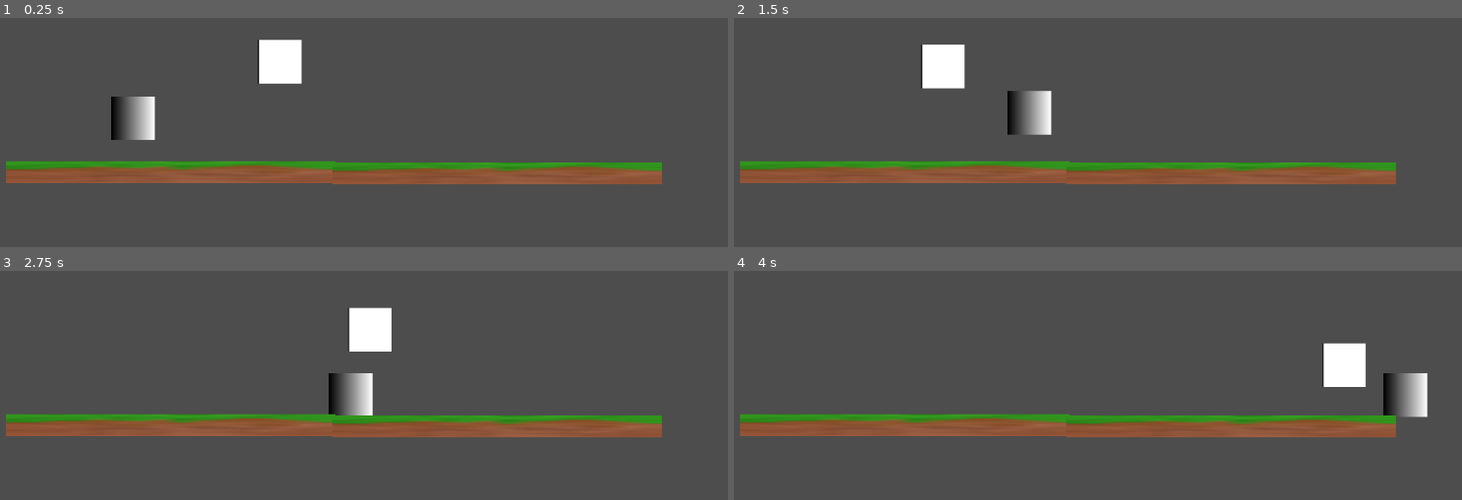
Above: before the commit, frames 1-4 (two rows, left to right).
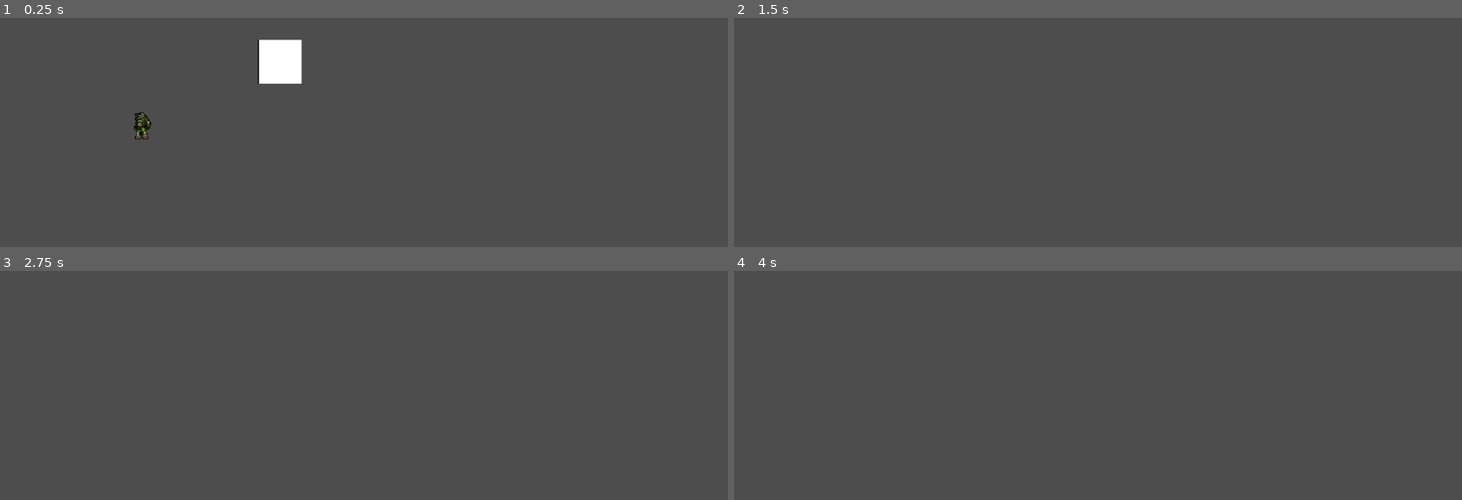
Above: after the commit, the same moments.

Repository: caldoe2/The-Extinguisher-
Game: Godot game, scene res://scenes/test.tscn
The game is run twice, just before and just after one commit, with the same random seed, the same clock (stepped at 60 frames per second) and the same inputs. This scene is started directly instead of the project's main scene.
Inputs (mouse positions are in pixels of both pictures, inside the frame that each line leads up to):
- Up to frame 1 (0.25 s): no input
- Up to frame 2 (1.5 s): move the mouse to (outside the picture) at 0.52 s; press the mouse at (outside the picture) at 0.53 s; hold D (move_right) from 0.53 s (still down); tap U (move_up) at 0.77 s; move the mouse to (908, 47) at 1.27 s; release the mouse at (908, 47) at 1.28 s; click (908, 47) at 1.35 s
- Up to frame 3 (2.75 s): tap U (move_up) at 1.52 s; move the mouse to (outside the picture) at 2.02 s; release D (move_right) at 2.03 s; press the mouse at (outside the picture) at 2.03 s; hold A (move_left) from 2.03 s (still down)
- Up to frame 4 (4 s): tap Enter at 2.75 s; move the mouse to (1032, 367) at 2.77 s; release A (move_left) at 2.78 s; release the mouse at (1032, 367) at 2.78 s; hold D (move_right) from 2.78 s (still down); click (1032, 367) at 2.85 s; tap U (move_up) at 3.02, 3.77 s; move the mouse to (1301, 346) at 3.52 s; press the mouse at (1301, 346) at 3.53 s

The runs differ from the first frame. In frame 1, 9.5% of the frame differs, in the area x 0-91%, y 34-73%; in frame 2, 11%, in the area x 0-91%, y 11-73%; in frame 3, 11%; in frame 4, 11%.

Commit message:
PHYSICS!!!!
AFTER ALL THESE YEARS

Diff:
--- a/cooler/player.tscn
+++ b/cooler/player.tscn
@@ -1,21 +1,32 @@
 [gd_scene load_steps=5 format=3 uid="uid://cc4iklxgmadsy"]
 
 [ext_resource type="Script" path="res://cooler/player.gd" id="1_5xlkq"]
+[ext_resource type="Texture2D" uid="uid://ctylhtvgxr0gj" path="res://sprites/coolGuyIdleL.png" id="2_vgkqb"]
 
 [sub_resource type="RectangleShape2D" id="RectangleShape2D_gof6l"]
+size = Vector2(26, 41)
 
-[sub_resource type="Gradient" id="Gradient_fnxqb"]
-
-[sub_resource type="GradientTexture2D" id="GradientTexture2D_mlvbf"]
-gradient = SubResource("Gradient_fnxqb")
+[sub_resource type="SpriteFrames" id="SpriteFrames_1xlsa"]
+animations = [{
+"frames": [{
+"duration": 1.0,
+"texture": ExtResource("2_vgkqb")
+}],
+"loop": true,
+"name": &"idle",
+"speed": 5.0
+}]
 
 [node name="CharacterBody2D" type="CharacterBody2D"]
 position = Vector2(0, -32)
 script = ExtResource("1_5xlkq")
 
 [node name="CollisionShape2D" type="CollisionShape2D" parent="."]
-position = Vector2(0, 20)
+position = Vector2(13, 11.5)
 shape = SubResource("RectangleShape2D_gof6l")
 
-[node name="Sprite2D" type="Sprite2D" parent="."]
-texture = SubResource("GradientTexture2D_mlvbf")
+[node name="AnimatedSprite2D" type="AnimatedSprite2D" parent="."]
+position = Vector2(14, 11)
+scale = Vector2(0.5, 0.5)
+sprite_frames = SubResource("SpriteFrames_1xlsa")
+animation = &"idle"
--- a/scenes/test.tscn
+++ b/scenes/test.tscn
@@ -1,12 +1,6 @@
-[gd_scene load_steps=8 format=3 uid="uid://b7ukak0d1xkvq"]
+[gd_scene load_steps=5 format=3 uid="uid://b7ukak0d1xkvq"]
 
 [ext_resource type="PackedScene" uid="uid://cc4iklxgmadsy" path="res://cooler/player.tscn" id="1_s66h1"]
-[ext_resource type="Texture2D" uid="uid://hck6gsnvd5m2" path="res://sprites/grass.png" id="2_2r76o"]
-
-[sub_resource type="PhysicsMaterial" id="PhysicsMaterial_vdumm"]
-
-[sub_resource type="RectangleShape2D" id="RectangleShape2D_kmdqv"]
-size = Vector2(602, 32)
 
 [sub_resource type="CapsuleShape2D" id="CapsuleShape2D_upv77"]
 
@@ -21,19 +15,6 @@
 [node name="CharacterBody2D" parent="." instance=ExtResource("1_s66h1")]
 position = Vector2(280, 426)
 
-[node name="StaticBody2D" type="StaticBody2D" parent="."]
-position = Vector2(302, 535)
-physics_material_override = SubResource("PhysicsMaterial_vdumm")
-
-[node name="CollisionShape2D" type="CollisionShape2D" parent="StaticBody2D"]
-position = Vector2(-14, 3)
-shape = SubResource("RectangleShape2D_kmdqv")
-
-[node name="Sprite2D" type="Sprite2D" parent="StaticBody2D/CollisionShape2D"]
-position = Vector2(47.375, -1.44243e-05)
-scale = Vector2(30.2031, 2)
-texture = ExtResource("2_2r76o")
-
 [node name="test" type="StaticBody2D" parent="."]
 position = Vector2(495, 376)
 
@@ -43,16 +24,3 @@
 
 [node name="Sprite2D" type="Sprite2D" parent="test/CollisionShape2D"]
 texture = SubResource("GradientTexture2D_pi4us")
-
-[node name="StaticBody2D2" type="StaticBody2D" parent="."]
-position = Vector2(972, 522)
-physics_material_override = SubResource("PhysicsMaterial_vdumm")
-
-[node name="CollisionShape2D" type="CollisionShape2D" parent="StaticBody2D2"]
-position = Vector2(-206, 18)
-shape = SubResource("RectangleShape2D_kmdqv")
-
-[node name="Sprite2D" type="Sprite2D" parent="StaticBody2D2/CollisionShape2D"]
-position = Vector2(47.375, -1.44243e-05)
-scale = Vector2(30.2031, 2)
-texture = ExtResource("2_2r76o")
--- a/worlds/homeworld.tscn
+++ b/worlds/homeworld.tscn
@@ -1,21 +1,39 @@
-[gd_scene load_steps=4 format=3 uid="uid://clddacvxd7i7k"]
+[gd_scene load_steps=5 format=3 uid="uid://clddacvxd7i7k"]
 
 [ext_resource type="Texture2D" uid="uid://d1ehka3k5t0th" path="res://sprites/tilemap.png" id="1_s5n07"]
+[ext_resource type="PackedScene" uid="uid://cc4iklxgmadsy" path="res://cooler/player.tscn" id="2_smt0e"]
 
 [sub_resource type="TileSetAtlasSource" id="TileSetAtlasSource_8vm3x"]
 texture = ExtResource("1_s5n07")
 0:0/0 = 0
+0:0/0/physics_layer_0/linear_velocity = Vector2(0, 0)
+0:0/0/physics_layer_0/angular_velocity = 0.0
+0:0/0/physics_layer_0/polygon_0/points = PackedVector2Array(-8, -8, 8, -8, 8, 8, -8, 8)
 1:0/0 = 0
+1:0/0/physics_layer_0/linear_velocity = Vector2(0, 0)
+1:0/0/physics_layer_0/angular_velocity = 0.0
+1:0/0/physics_layer_0/polygon_0/points = PackedVector2Array(-8, -8, 8, -8, 8, 8, -8, 8)
 2:0/0 = 0
+2:0/0/physics_layer_0/linear_velocity = Vector2(0, 0)
+2:0/0/physics_layer_0/angular_velocity = 0.0
+2:0/0/physics_layer_0/polygon_0/points = PackedVector2Array(-8, -8, 8, -8, 8, 8, -8, 8)
 0:1/0 = 0
+0:1/0/physics_layer_0/linear_velocity = Vector2(0, 0)
+0:1/0/physics_layer_0/angular_velocity = 0.0
+0:1/0/physics_layer_0/polygon_0/points = PackedVector2Array(-8, -8, 8, -8, 8, 8, -8, 8)
 
 [sub_resource type="TileSet" id="TileSet_yvbay"]
+physics_layer_0/collision_layer = 1
 sources/0 = SubResource("TileSetAtlasSource_8vm3x")
 
 [node name="homeWorld" type="Node2D"]
 
 [node name="TileMap" type="TileMap" parent="."]
 tile_set = SubResource("TileSet_yvbay")
-collision_visibility_mode = 1
+collision_animatable = true
 format = 2
 layer_0/tile_data = PackedInt32Array(2490368, 0, 1, 2555904, 0, 1, 2621440, 0, 1, 2490369, 0, 1, 2555905, 0, 1, 2490370 …(5555 unchanged characters)…
+
+[node name="CharacterBody2D" parent="." instance=ExtResource("2_smt0e")]
+position = Vector2(64, 504)
+collision_layer = 2
Not shown: 1 places in scenes/player.tscn that only renumber resources
